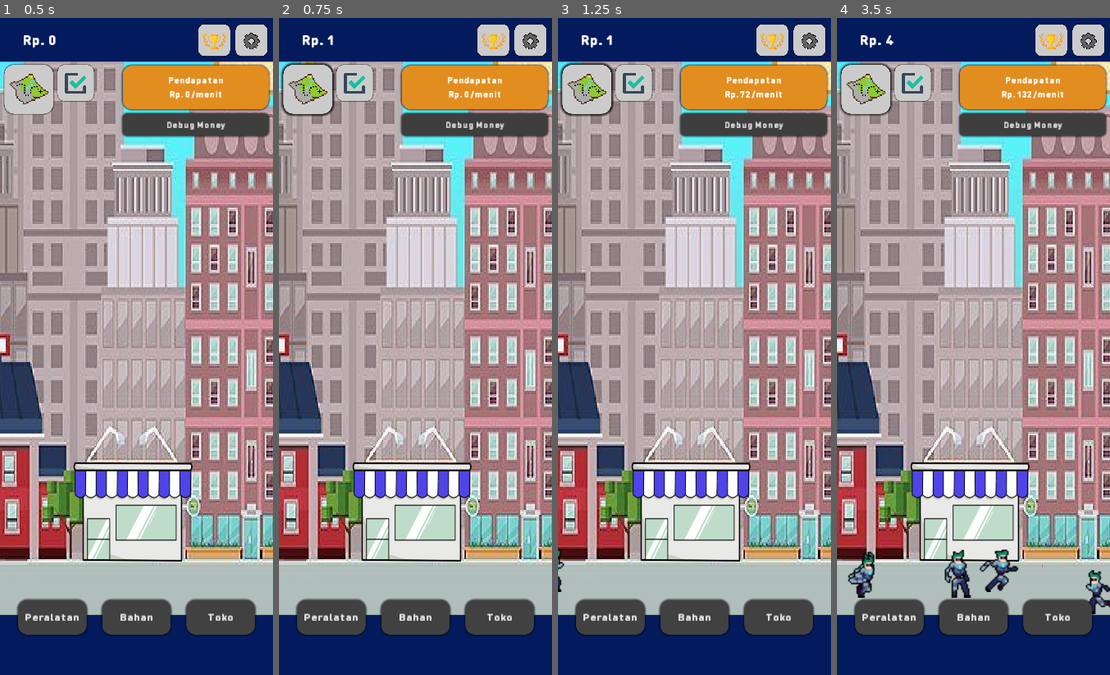
Above: before the commit, frames 1-4 (left to right).
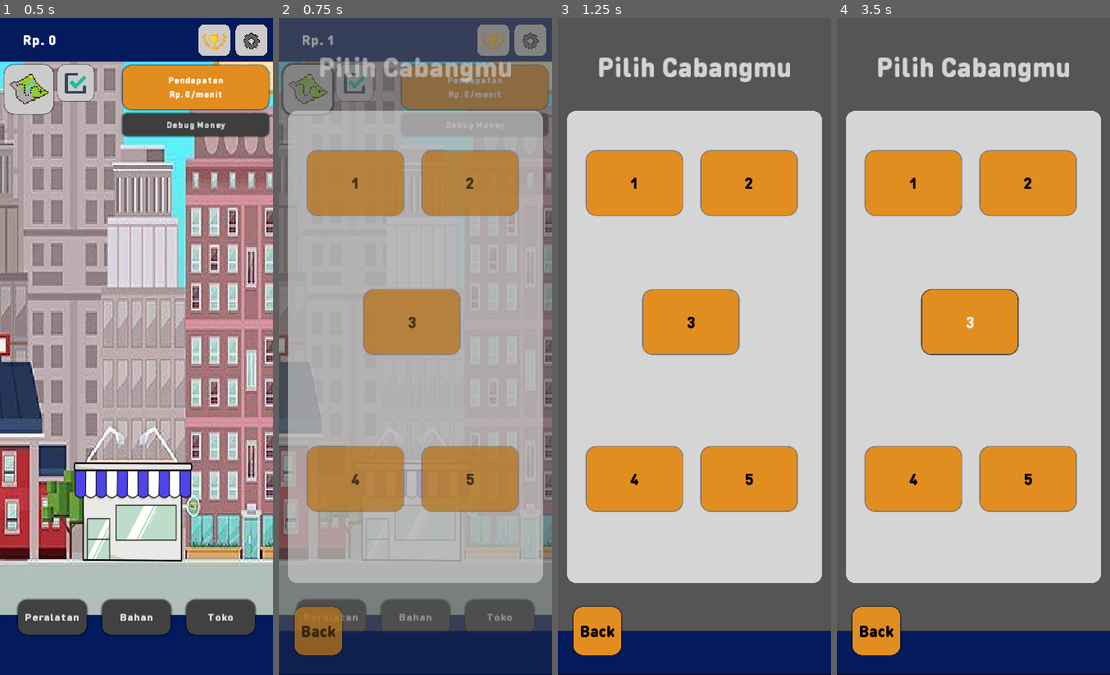
Above: after the commit, the same moments.

Repository: Zakcrust/idlegame-project
Game: Godot game, scene res://Src/View/TestView.tscn
The game is run twice, just before and just after one commit, with the same random seed, the same clock (stepped at 60 frames per second) and the same inputs. The engine's default icon, where the game draws it, is replaced by a stand-in: a white triangle on a blue panel in a dark square.
Inputs (mouse positions are in pixels of both pictures, inside the frame that each line leads up to):
- Up to frame 1 (0.5 s): no input
- Up to frame 2 (0.75 s): click (309, 90) at 0.5 s
- Up to frame 3 (1.25 s): no input
- Up to frame 4 (3.5 s): click (913, 182) at 1.25 s, where only the run after the commit has a clickable "1"; click (1028, 182) at 2 s, where only the run after the commit has a clickable "2"; click (970, 320) at 2.75 s, where only the run after the commit has a clickable "3"

Frame 1 is identical in both runs. In frame 2, 72% of the frame differs, in the area x 0-100%, y 0-100%; in frame 3, 84%; in frame 4, 84%.

Commit message:
Add map view

Diff:
--- a/Src/View/GameUI.gd
+++ b/Src/View/GameUI.gd
@@ -10,7 +10,7 @@
 
 
 func _on_Topbar_map_pressed():
-	pass # Replace with function body.
+	$Map.display()
 
 
 func _on_Topbar_achievement_pressed():
--- a/Src/View/GameUI.tscn
+++ b/Src/View/GameUI.tscn
@@ -7,6 +7,7 @@
 [ext_resource path="res://Src/View/GameUI.gd" type="Script" id=5]
 [ext_resource path="res://Src/View/Achievement.tscn" type="PackedScene" id=6]
 [ext_resource path="res://Src/View/Quest.tscn" type="PackedScene" id=7]
+[ext_resource path="res://Src/View/Map.tscn" type="PackedScene" id=8]
 
 [node name="GameUI" type="CanvasLayer"]
 script = ExtResource( 5 )
@@ -21,6 +22,8 @@
 
 [node name="Quest" parent="." instance=ExtResource( 7 )]
 
+[node name="Map" parent="." instance=ExtResource( 8 )]
+
 [node name="Message" parent="." instance=ExtResource( 3 )]
 
 [connection signal="achievement_pressed" from="Topbar" to="." method="_on_Topbar_achievement_pressed"]
--- /dev/null
+++ b/Src/View/Map.gd
@@ -0,0 +1,9 @@
+extends CanvasLayer
+
+
+func display():
+	$AnimationPlayer.play("display")
+
+
+func _on_Back_pressed():
+	$AnimationPlayer.play("hide")
--- /dev/null
+++ b/Src/View/Map.tscn
@@ -0,0 +1,268 @@
+[gd_scene load_steps=12 format=2]
+
+[ext_resource path="res://Assets/Font/DINRoundPro-Black.ttf" type="DynamicFontData" id=1]
+[ext_resource path="res://Src/View/Map.gd" type="Script" id=2]
+
+[sub_resource type="StyleBoxFlat" id=12]
+bg_color = Color( 0.337255, 0.337255, 0.337255, 1 )
+
+[sub_resource type="StyleBoxFlat" id=13]
+bg_color = Color( 0.839216, 0.839216, 0.839216, 1 )
+corner_radius_top_left = 20
+corner_radius_top_right = 20
+corner_radius_bottom_right = 20
+corner_radius_bottom_left = 20
+
+[sub_resource type="StyleBoxFlat" id=6]
+bg_color = Color( 0.890196, 0.556863, 0.129412, 1 )
+corner_radius_top_left = 30
+corner_radius_top_right = 30
+corner_radius_bottom_right = 30
+corner_radius_bottom_left = 30
+shadow_size = 5
+
+[sub_resource type="StyleBoxFlat" id=10]
+bg_color = Color( 0.890196, 0.556863, 0.129412, 1 )
+corner_radius_top_left = 30
+corner_radius_top_right = 30
+corner_radius_bottom_right = 30
+corner_radius_bottom_left = 30
+shadow_size = 10
+
+[sub_resource type="DynamicFont" id=7]
+size = 50
+use_filter = true
+font_data = ExtResource( 1 )
+
+[sub_resource type="DynamicFont" id=11]
+size = 60
+use_filter = true
+font_data = ExtResource( 1 )
+
+[sub_resource type="StyleBoxFlat" id=2]
+bg_color = Color( 0.0156863, 0.109804, 0.368627, 1 )
+shadow_size = 2
+
+[sub_resource type="Animation" id=3]
+resource_name = "display"
+length = 0.3
+tracks/0/type = "value"
+tracks/0/path = NodePath("Control:modulate")
+tracks/0/interp = 1
+tracks/0/loop_wrap = true
+tracks/0/imported = false
+tracks/0/enabled = true
+tracks/0/keys = {
+"times": PoolRealArray( 0, 0.3 ),
+"transitions": PoolRealArray( 1, 1 ),
+"update": 0,
+"values": [ Color( 1, 1, 1, 0 ), Color( 1, 1, 1, 1 ) ]
+}
+tracks/1/type = "value"
+tracks/1/path = NodePath("Control:visible")
+tracks/1/interp = 1
+tracks/1/loop_wrap = true
+tracks/1/imported = false
+tracks/1/enabled = true
+tracks/1/keys = {
+"times": PoolRealArray( 0 ),
+"transitions": PoolRealArray( 1 ),
+"update": 1,
+"values": [ true ]
+}
+
+[sub_resource type="Animation" id=14]
+length = 0.3
+tracks/0/type = "value"
+tracks/0/path = NodePath("Control:modulate")
+tracks/0/interp = 1
+tracks/0/loop_wrap = true
+tracks/0/imported = false
+tracks/0/enabled = true
+tracks/0/keys = {
+"times": PoolRealArray( 0, 0.3 ),
+"transitions": PoolRealArray( 1, 1 ),
+"update": 0,
+"values": [ Color( 1, 1, 1, 1 ), Color( 1, 1, 1, 0 ) ]
+}
+tracks/1/type = "value"
+tracks/1/path = NodePath("Control:visible")
+tracks/1/interp = 1
+tracks/1/loop_wrap = true
+tracks/1/imported = false
+tracks/1/enabled = true
+tracks/1/keys = {
+"times": PoolRealArray( 0, 0.3 ),
+"transitions": PoolRealArray( 1, 1 ),
+"update": 1,
+"values": [ true, false ]
+}
+
+[node name="Map" type="CanvasLayer"]
+script = ExtResource( 2 )
+
+[node name="Control" type="Control" parent="."]
+visible = false
+margin_right = 40.0
+margin_bottom = 40.0
+__meta__ = {
+"_edit_use_anchors_": false
+}
+
+[node name="Panel" type="Panel" parent="Control"]
+margin_right = 600.0
+margin_bottom = 1440.0
+custom_styles/panel = SubResource( 12 )
+__meta__ = {
+"_edit_lock_": true,
+"_edit_use_anchors_": false
+}
+
+[node name="Inner" type="Panel" parent="Control"]
+margin_left = 20.0
+margin_top = 204.0
+margin_right = 580.0
+margin_bottom = 1239.0
+custom_styles/panel = SubResource( 13 )
+__meta__ = {
+"_edit_use_anchors_": false
+}
+
+[node name="1" type="Button" parent="Control/Inner"]
+margin_left = 42.9076
+margin_top = 88.4611
+margin_right = 192.908
+margin_bottom = 238.461
+rect_min_size = Vector2( 300, 200 )
+rect_scale = Vector2( 0.7, 0.7 )
+custom_styles/hover = SubResource( 6 )
+custom_styles/pressed = SubResource( 10 )
+custom_styles/focus = SubResource( 6 )
+custom_styles/normal = SubResource( 6 )
+custom_fonts/font = SubResource( 7 )
+custom_colors/font_color = Color( 0, 0, 0, 1 )
+text = "1"
+__meta__ = {
+"_edit_use_anchors_": false
+}
+
+[node name="2" type="Button" parent="Control/Inner"]
+margin_left = 295.194
+margin_top = 88.4611
+margin_right = 595.194
+margin_bottom = 288.461
+rect_min_size = Vector2( 300, 200 )
+rect_scale = Vector2( 0.7, 0.7 )
+custom_styles/hover = SubResource( 6 )
+custom_styles/pressed = SubResource( 10 )
+custom_styles/focus = SubResource( 6 )
+custom_styles/normal = SubResource( 6 )
+custom_fonts/font = SubResource( 7 )
+custom_colors/font_color = Color( 0, 0, 0, 1 )
+text = "2"
+__meta__ = {
+"_edit_use_anchors_": false
+}
+
+[node name="3" type="Button" parent="Control/Inner"]
+margin_left = 167.34
+margin_top = 393.326
+margin_right = 467.34
+margin_bottom = 593.326
+rect_min_size = Vector2( 300, 200 )
+rect_scale = Vector2( 0.7, 0.7 )
+custom_styles/hover = SubResource( 6 )
+custom_styles/pressed = SubResource( 10 )
+custom_styles/focus = SubResource( 6 )
+custom_styles/normal = SubResource( 6 )
+custom_fonts/font = SubResource( 7 )
+custom_colors/font_color = Color( 0, 0, 0, 1 )
+text = "3"
+__meta__ = {
+"_edit_use_anchors_": false
+}
+
+[node name="4" type="Button" parent="Control/Inner"]
+margin_left = 42.9076
+margin_top = 736.852
+margin_right = 342.908
+margin_bottom = 936.852
+rect_min_size = Vector2( 300, 200 )
+rect_scale = Vector2( 0.7, 0.7 )
+custom_styles/hover = SubResource( 6 )
+custom_styles/pressed = SubResource( 10 )
+custom_styles/focus = SubResource( 6 )
+custom_styles/normal = SubResource( 6 )
+custom_fonts/font = SubResource( 7 )
+custom_colors/font_color = Color( 0, 0, 0, 1 )
+text = "4"
+__meta__ = {
+"_edit_use_anchors_": false
+}
+
+[node name="5" type="Button" parent="Control/Inner"]
+margin_left = 295.194
+margin_top = 736.852
+margin_right = 595.194
+margin_bottom = 936.852
+rect_min_size = Vector2( 300, 200 )
+rect_scale = Vector2( 0.7, 0.7 )
+custom_styles/hover = SubResource( 6 )
+custom_styles/pressed = SubResource( 10 )
+custom_styles/focus = SubResource( 6 )
+custom_styles/normal = SubResource( 6 )
+custom_fonts/font = SubResource( 7 )
+custom_colors/font_color = Color( 0, 0, 0, 1 )
+text = "5"
+__meta__ = {
+"_edit_use_anchors_": false
+}
+
+[node name="Title" type="Label" parent="Control"]
+margin_top = 57.6846
+margin_right = 600.0
+margin_bottom = 152.685
+custom_fonts/font = SubResource( 11 )
+custom_colors/font_color = Color( 0.835294, 0.835294, 0.835294, 1 )
+text = "Pilih Cabangmu"
+align = 1
+valign = 1
+__meta__ = {
+"_edit_use_anchors_": false
+}
+
+[node name="Bar" type="Panel" parent="Control"]
+margin_top = 1345.0
+margin_right = 600.0
+margin_bottom = 1440.0
+custom_styles/panel = SubResource( 2 )
+__meta__ = {
+"_edit_lock_": true,
+"_edit_use_anchors_": false,
+"_editor_description_": ""
+}
+
+[node name="Back" type="Button" parent="Control/Bar"]
+margin_left = 33.9299
+margin_top = -53.2627
+margin_right = 183.93
+margin_bottom = 96.7373
+rect_min_size = Vector2( 150, 150 )
+rect_scale = Vector2( 0.7, 0.7 )
+custom_styles/hover = SubResource( 6 )
+custom_styles/pressed = SubResource( 10 )
+custom_styles/focus = SubResource( 6 )
+custom_styles/normal = SubResource( 6 )
+custom_fonts/font = SubResource( 7 )
+custom_colors/font_color = Color( 0, 0, 0, 1 )
+text = "Back"
+__meta__ = {
+"_edit_group_": true,
+"_edit_use_anchors_": false
+}
+
+[node name="AnimationPlayer" type="AnimationPlayer" parent="."]
+anims/display = SubResource( 3 )
+anims/hide = SubResource( 14 )
+
+[connection signal="pressed" from="Control/Bar/Back" to="." method="_on_Back_pressed"]
Not shown: 1 places in Src/View/GameUI.tscn that only renumber resources
Not shown: 2 places in Src/View/Quest.tscn that only renumber resources
